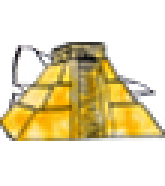
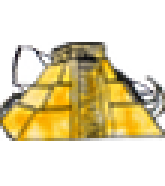
Revision of a layered 165 x 186 image; what changed, layer by layer:
added layer "3C" above "3S" over bbox(0, 66, 165, 123)
